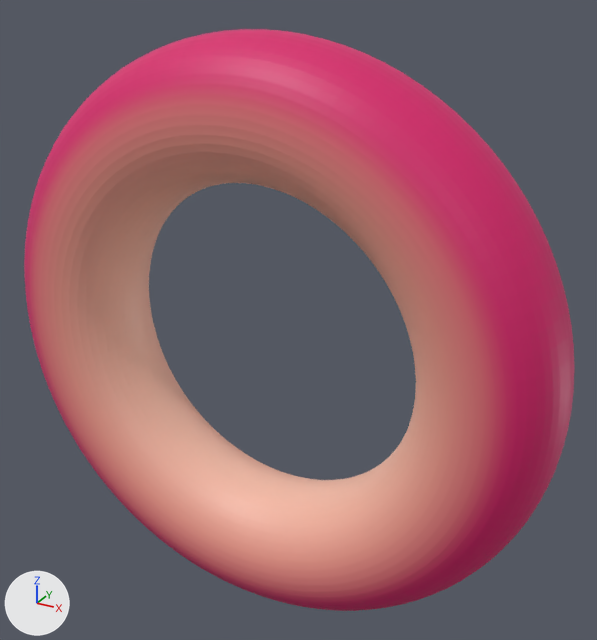
Before and after pictures for a commit that changed the glTF model docs/assets/torus_grid_sweep/torus_R0_r1.glb.
Before and after are seen from a camera (50 mm lens) standing at (8.44, -13.89, 7.68) and looking at (0.52, 0.52, 0.47). Every picture has the same lights, and +X, +Y and +Z are marked at lower left. The picture after the commit comes second. Where no turn or scale is listed for an object, it has been applied to the vertices.

Names of what the first picture shows: 'geometry_0'.
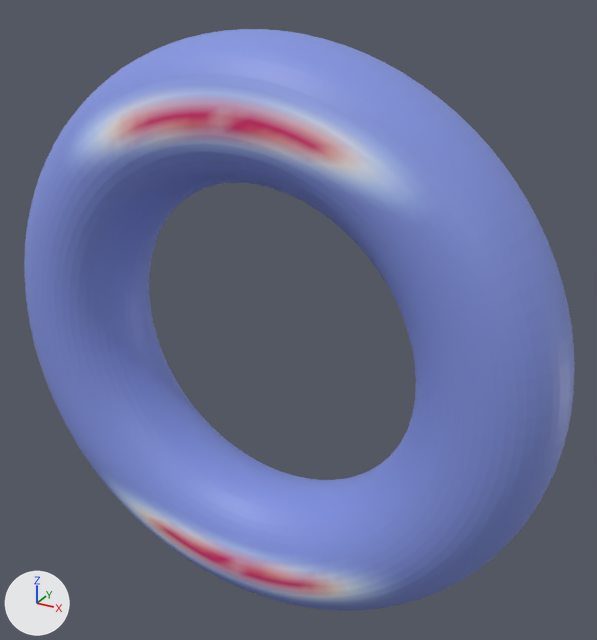
Boxes [x1, y1, x2, y2] around the edits, measured in the pictures (597 x 640 px):
part 1 of me_geometry_0, recoloured
    both: [24, 29, 575, 611]

What changed in the scene script:
```text
Change me_geometry_0:
    where me_geometry_0.from_pydata(...)  # 5000 vertices, 10000 faces; spans x -6.44..6.44, y -1.44..1.44, z -6.44..6.44
    used by ob_geometry_0; location = (0.0, 0.0, 0.0)
    me_geometry_0 part 1: 10000 faces centred in x -6.44..6.44, y -1.44..1.44, z -6.44..6.44 are repainted in the vertex colours; the middle colour goes from pink #e5807f to blue #8394e1
```
